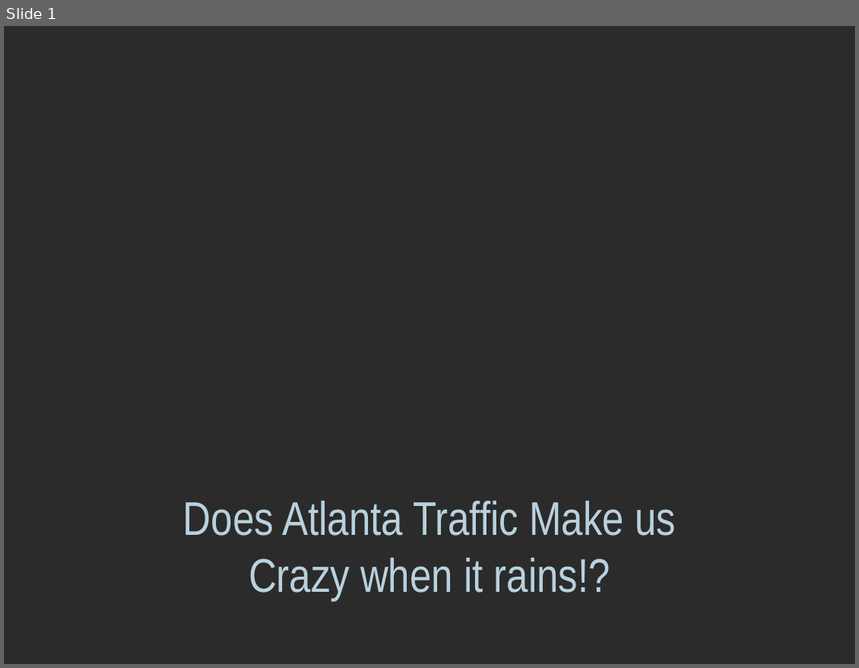
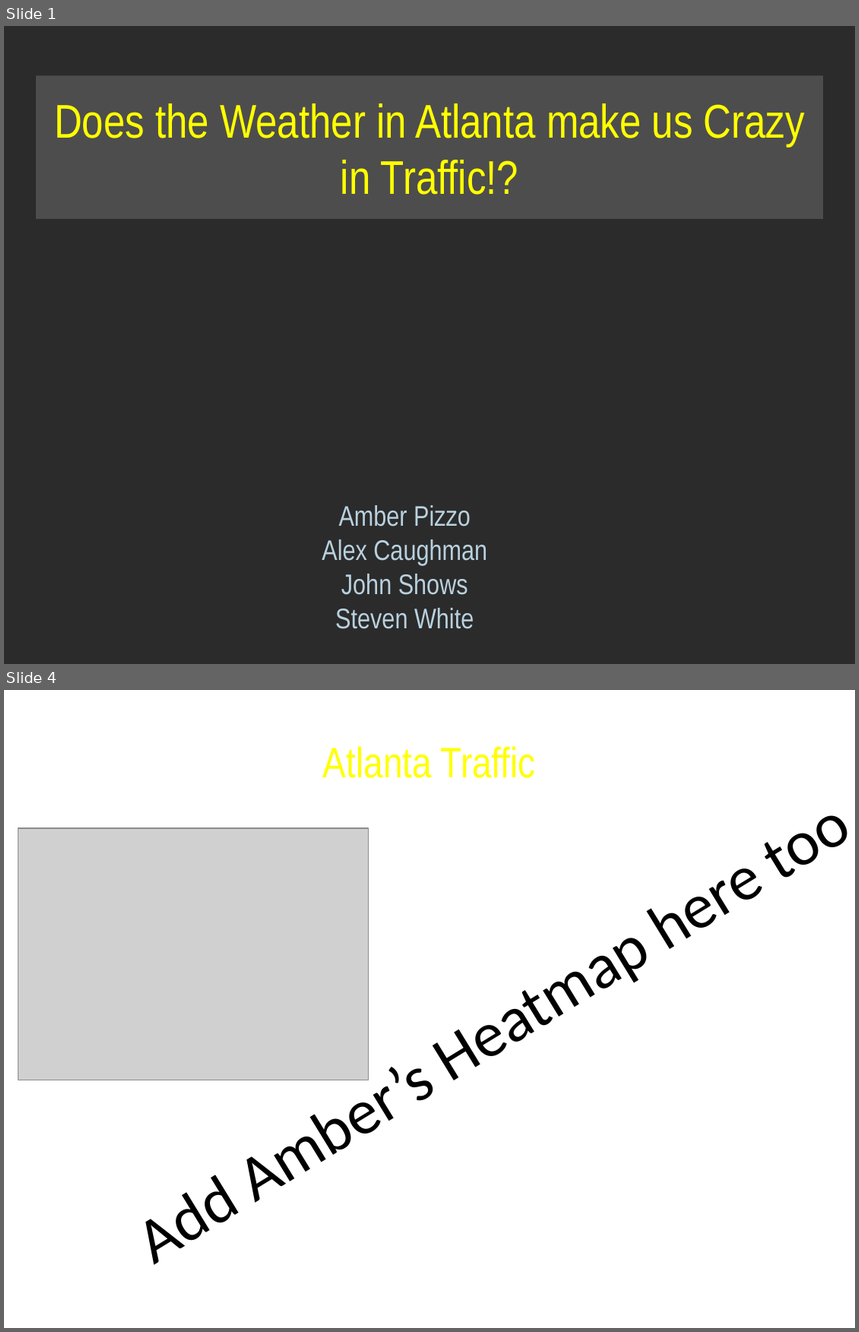
Before and after one commit to alexcaughman/iteration_station, a slide deck: Atlanta Traffic PPT.pptx. Shown one above the other, each under a label of ours: slide 1 before the commit, slides 1 and 4 after it; the slides between them are not shown. The pictures are 859x668 and 859x1332 pixels, drawn with LibreOffice and Linux fonts; fonts in the diff are those of the drawing; grey boxes stand for pictures; background and template pictures are left out; a plain dark background stands for a picture behind light text. Boxes give left, top, right and bottom in pixels: in the first picture for what was removed or moved away, otherwise in the second. Text is boxed around its words. In the diff, an @@ line names an element or a change of style, - is before the commit and + after.

```diff
--- a/Atlanta Traffic PPT.pptx
+++ b/Atlanta Traffic PPT.pptx
@@ slide 4 added at [4,690,855,1328], background picture (left out) @@
@@ title added at [323,746,536,778], 36 pt, text #FFFF00 @@
+Atlanta Traffic
@@ picture added at [18,828,368,1080] @@
@@ text added at [407,1052,438,1101], 54 pt, text #000000 @@
+Add Amber’s Heatmap here too
@@ slide 1 changed as well @@
@@ title "Does the Weather in Atlanta ...": place and size @@
-title "Does the Weather in Atlanta ..." at [183,501,676,601]
+title "Does the Weather in Atlanta ..." at [37,75,824,218]
@@ title "Does the Weather in Atlanta ..." at [37,75,824,218]: fill none to #7A7A7A at 44% opacity @@
@@ title at [54,104,805,195]: text changed; text colour #B9D1DF to #FFFF00 @@
-Does Atlanta Traffic Make us Crazy when it rains!?
+Does the Weather in Atlanta make us Crazy in Traffic!?
@@ text added at [322,506,487,629], 24 pt, text #B9D1DF @@
+Amber Pizzo
+Alex Caughman
+John Shows
+Steven White
```
Also in this commit, not shown: 8 other slides added, 1 slide removed, 1 other file.
